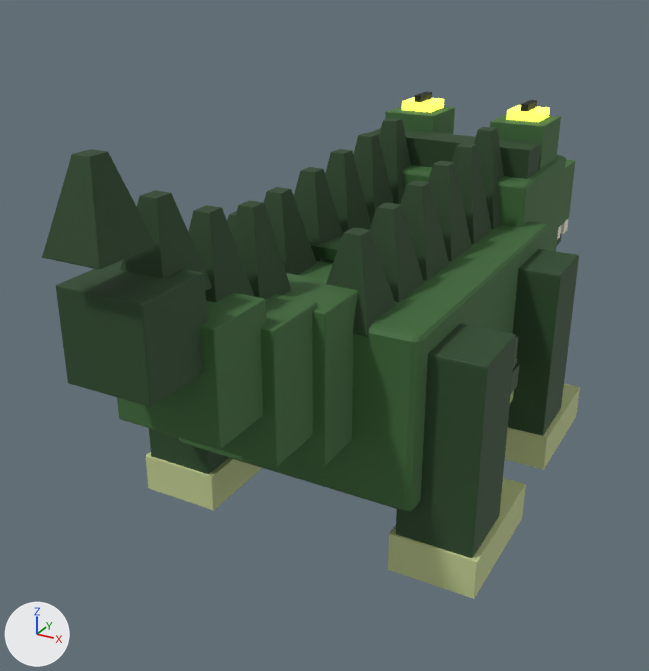
The glTF model public/models/pets/crocodile.glb as it was, and as the next commit left it.
Camera for both pictures: a 50 mm lens placed at (0.89, -1.91, 1.27), pointed at (-0.11, -0.09, 0.36). Every picture has the same lights, and +X, +Y and +Z are marked at lower left. The older version comes first. Where no turn or scale is listed for an object, it has been applied to the vertices. Vertices at exactly the same position are counted once.

Names of what the first picture shows: 'body', 'head', 'leg.BL', 'leg.BR', 'leg.FL', 'tail'.
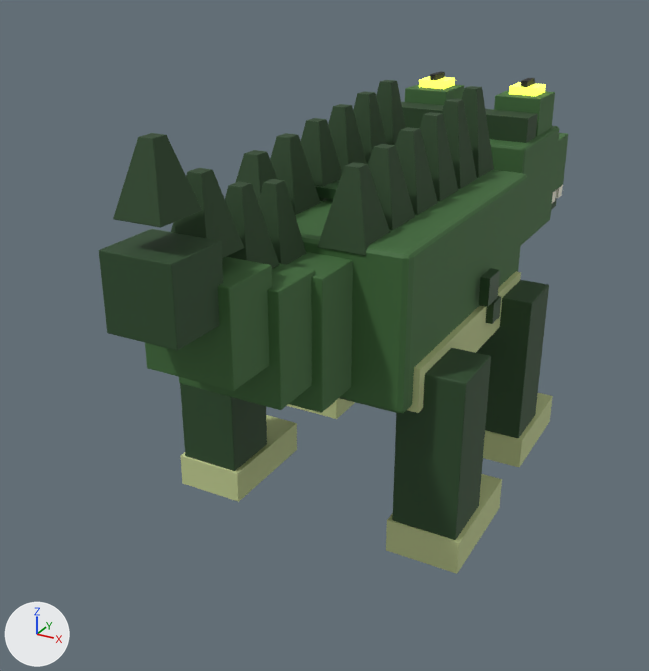
ob_root is not drawn itself; it is the parent of ob_tail.

Where the newer file only moved an object's origin or applied its transform, the numbers keep the older frame.

Pixel boxes (x1, y1, x2, y2) of what changed, in the pictures (649 x 671 px; the box of a moved part takes in the faces that stretch with it):
'tail', reshaped, moved, rescaled (20% narrower, 12% shorter)
    before: (42, 149, 358, 467)
    after: (99, 133, 353, 413)
'body', moved, rescaled
    before: (179, 118, 547, 511)
    after: (235, 80, 527, 413)
'leg.BL', rescaled (16% narrower, 18% shorter)
    before: (388, 323, 526, 599)
    after: (386, 348, 502, 574)
'leg.FL', rescaled
    before: (505, 249, 580, 470)
    after: (476, 280, 553, 467)
'head', moved, rescaled
    before: (369, 91, 575, 251)
    after: (401, 72, 569, 245)
'leg.BR', rescaled
    before: (146, 428, 262, 510)
    after: (180, 383, 297, 502)
part 6 of me_tail, moved or reshaped
    before: (284, 273, 358, 466)
    after: (287, 252, 353, 413)
part 7 of me_tail, moved or reshaped
    before: (159, 294, 317, 467)
    after: (179, 263, 315, 410)
part 8 of me_tail, moved or reshaped
    before: (117, 292, 266, 449)
    after: (145, 257, 272, 391)
part 9 of me_tail, moved or reshaped
    before: (56, 260, 207, 407)
    after: (99, 229, 223, 350)

The change in detail:
me_body is used by ob_body; location (0.0, 0.0, 0.356).
me_body had 392 vertices, 704 faces and spanned x -0.337..0.337, y -0.472..0.403, z -0.177..0.473.
me_body now has 392 vertices, 704 faces and spans x -0.29..0.29, y -0.433..0.319, z 0.026..0.584.
me_body part 1: the whole mesh is scaled about its middle by 0.859, then moved by (0.0, -0.023, 0.157).
me_head is used by ob_head; location (0.0, 0.467, 0.523).
me_head had 544 vertices, 960 faces and spanned x -0.25..0.25, y -0.152..0.657, z -0.242..0.337.
me_head now has 544 vertices, 960 faces and spans x -0.215..0.215, y -0.066..0.629, z -0.106..0.391.
me_head part 2: the whole mesh is scaled about its middle by 0.859, then moved by (0.0, 0.029, 0.095).
me_leg_bl is used by ob_leg_bl; location (0.334, -0.334, 0.373).
me_leg_bl had 112 vertices, 216 faces and spanned x -0.101..0.101, y -0.093..0.24, z -0.373..0.165.
me_leg_bl now has 112 vertices, 216 faces and spans x -0.134..0.039, y -0.033..0.253, z -0.373..0.089.
me_leg_bl part 3: the whole mesh is scaled about its middle by 0.859, then moved by (-0.047, 0.037, -0.038).
me_leg_br is used by ob_leg_br; location (-0.334, -0.334, 0.373).
me_leg_br had 112 vertices, 216 faces and spanned x -0.101..0.101, y -0.093..0.24, z -0.373..0.165.
me_leg_br now has 112 vertices, 216 faces and spans x -0.039..0.134, y -0.033..0.253, z -0.373..0.089.
me_leg_br part 4: the whole mesh is scaled about its middle by 0.859, then moved by (0.047, 0.037, -0.038).
me_leg_fl is used by ob_leg_fl; location (0.317, 0.234, 0.373).
me_leg_fl had 112 vertices, 216 faces and spanned x -0.101..0.101, y -0.093..0.24, z -0.373..0.165.
me_leg_fl now has 112 vertices, 216 faces and spans x -0.131..0.042, y -0.113..0.173, z -0.373..0.089.
me_leg_fl part 5: the whole mesh is scaled about its middle by 0.859, then moved by (-0.045, -0.043, -0.038).
me_tail is used by ob_tail; parent ob_root; location (0.0, -0.3, 0.4); scale (0.194, 0.092, 0.194).
me_tail had 320 vertices, 608 faces and spanned x -0.5..0.5, y -3.45..0.46, z -0.5..1.57.
me_tail now has 320 vertices, 608 faces and spans x -0.5..0.5, y -3.54..0.07, z -0.49..1.57.
me_tail part 6: the loose piece of 56 vertices spanning x -0.5..0.5, y -0.54..0.46, z -0.5..0.5 is moved by (0.0, -0.39, 0.01).
me_tail part 7: the loose piece of 56 vertices spanning x -0.42..0.42, y -1.41..-0.41, z -0.3..0.53 is moved by (0.0, -0.39, 0.01).
me_tail part 8: the loose piece of 56 vertices spanning x -0.34..0.34, y -2.28..-1.28, z 0.0..0.68 is moved by (0.0, -0.39, 0.01).
me_tail part 9: the loose piece of 56 vertices spanning x -0.26..0.26, y -3.15..-2.15, z 0.43..0.94 is moved by (0.0, -0.39, 0.01).
Object 'root' (ob_root) moves from (0.0, 0.0, -0.178) to (0.0, 0.0, -0.0115).
Object 'root' (ob_root) is rescaled from (1.67, 1.67, 1.67) to (1.43, 1.43, 1.43).
